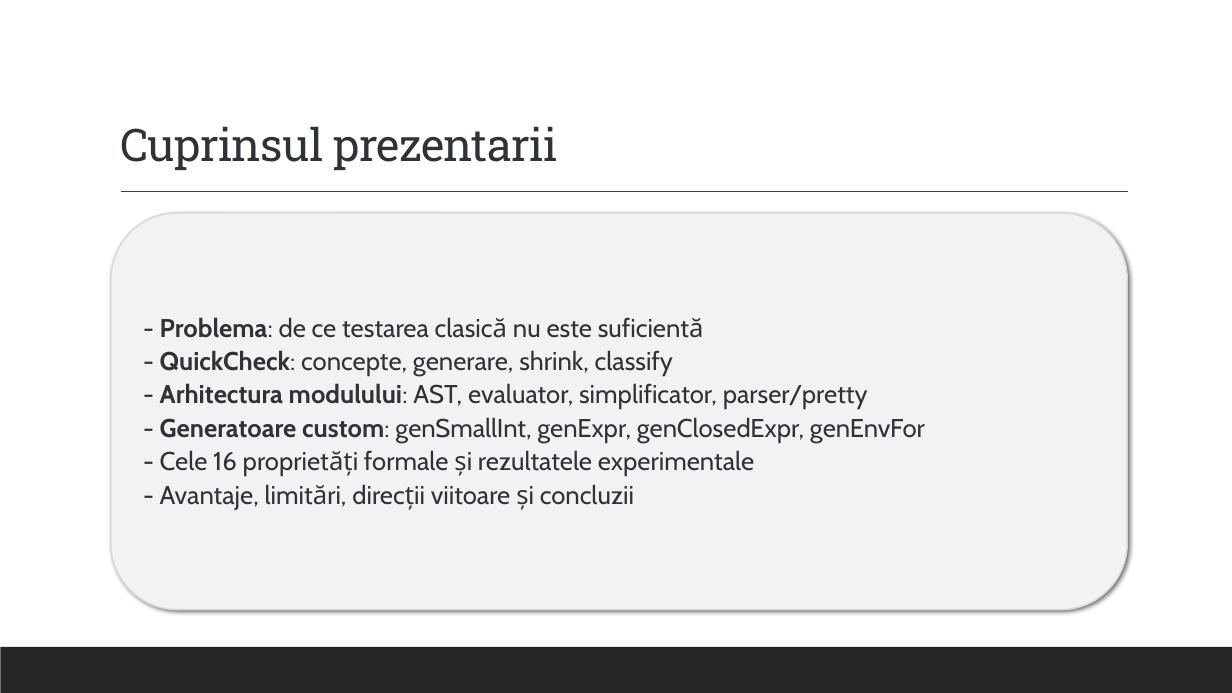
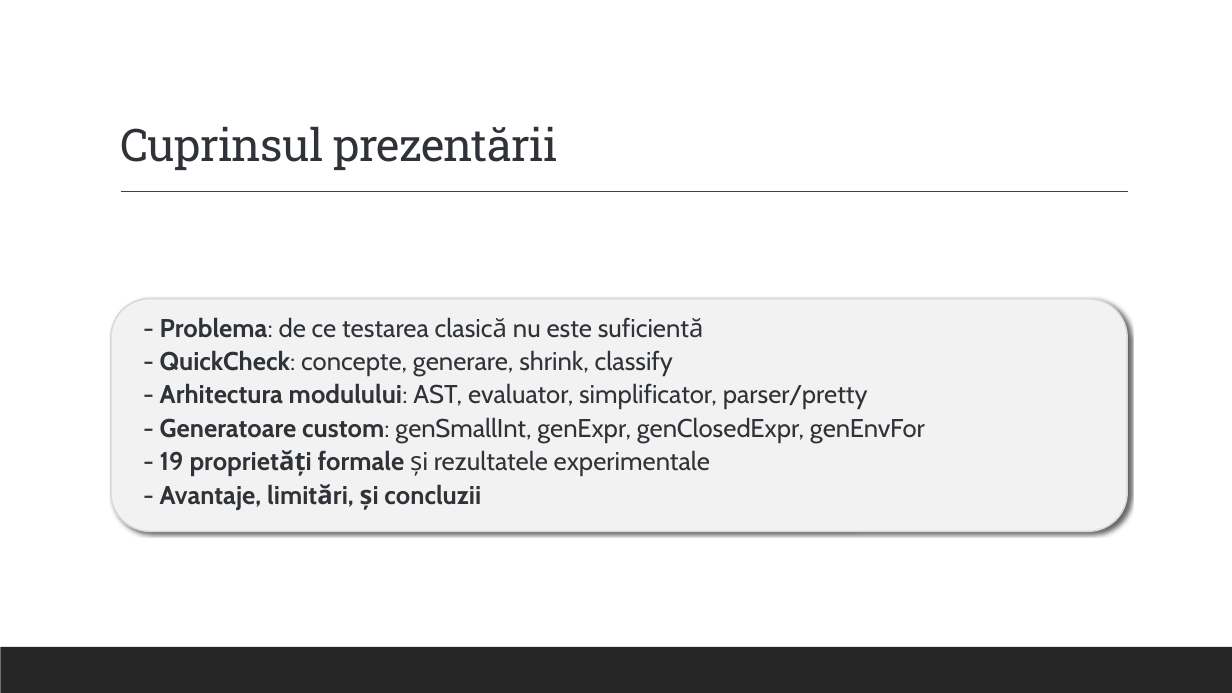
Before and after one commit to alexandrunite/MFIS_Project, a slide deck: slide 2 of Testarea property-based folosind QuickCheck.pptx. Drawn at 1232x693 pixels with LibreOffice and Linux fonts; fonts in the diff are those of the drawing. Boxes give left, top, right and bottom in pixels: in the first picture for what was removed or moved away, otherwise in the second. Text is boxed around its words. In the diff, an @@ line names an element or a change of style, - is before the commit and + after.

```diff
--- a/Testarea property-based folosind QuickCheck.pptx
+++ b/Testarea property-based folosind QuickCheck.pptx
@@ title at <box>120,126,558,170</box>: text changed @@
-Cuprinsul prezentarii
+Cuprinsul prezentării
@@ rounded rectangle: place and size @@
-rounded rectangle at <box>111,213,1128,610</box>
+rounded rectangle at <box>111,299,1128,531</box>
@@ text at <box>160,450,710,510</box>: text changed; bold on @@
-- Cele 16 proprietăți formale și rezultatele experimentale
-- Avantaje, limitări, direcții viitoare și concluzii
+- 19 proprietăți formale și rezultatele experimentale
+- Avantaje, limitări, și concluzii
```
Also in this commit, not shown: 8 other slides changed.
